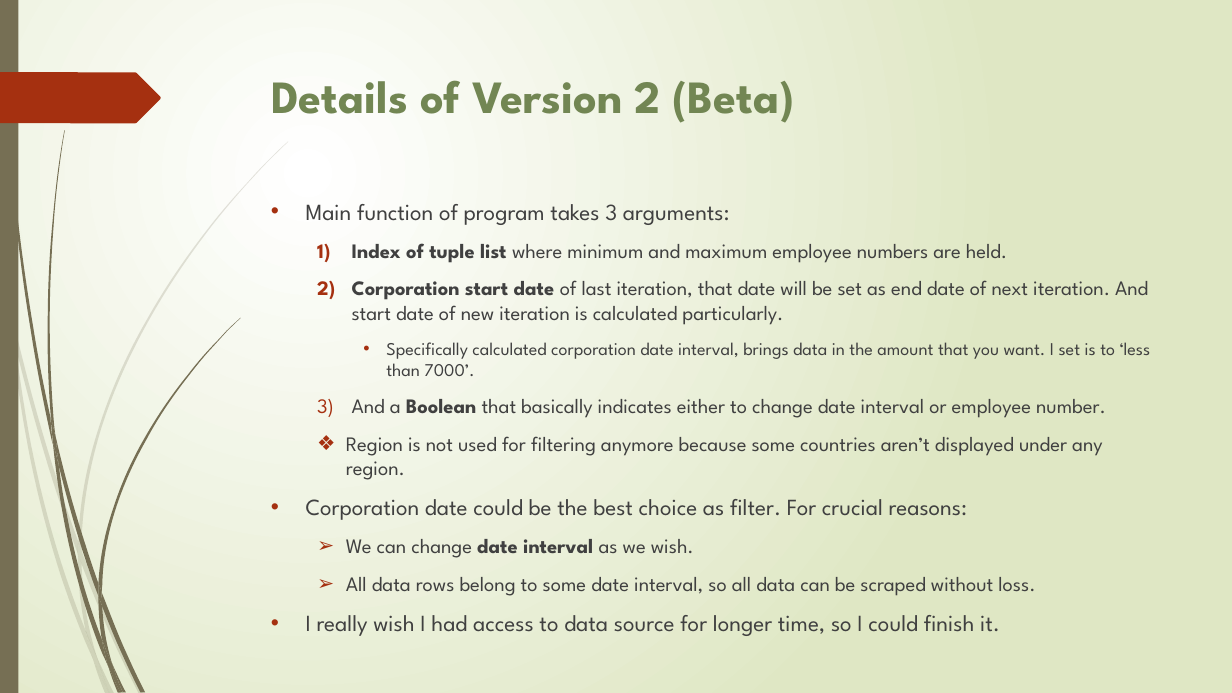
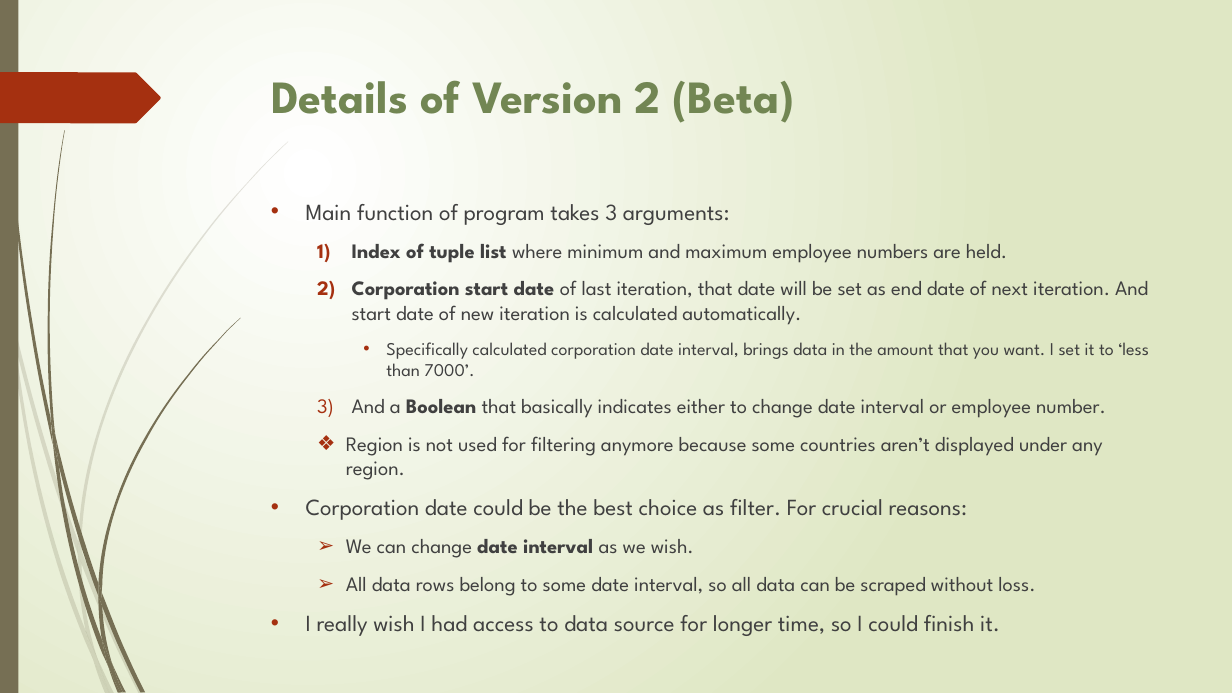
Before and after one commit to storm999/FullyAutomatedDataScrapingToolForInnoscriptaHackathon, a slide deck: slide 9 of data scraping.pptx. Drawn at 1232x693 pixels with LibreOffice and Linux fonts; fonts in the diff are those of the drawing. Boxes give left, top, right and bottom in pixels: in the first picture for what was removed or moved away, otherwise in the second. Text is boxed around its words. In the diff, an @@ line names an element or a change of style, - is before the commit and + after.

Commit message:
slide

```diff
--- a/data scraping.pptx
+++ b/data scraping.pptx
@@ text at (x1=352, y1=280, x2=1149, y2=376): text changed @@
-  2) Corporation start date of last iteration, that date will be set as end date of next iteration. And start date of new iteration is calculated particularly.
-    • Specifically calculated corporation date interval, brings data in the amount that you want. I set is to ‘less than 7000’.
+  2) Corporation start date of last iteration, that date will be set as end date of next iteration. And start date of new iteration is calculated automatically.
+    • Specifically calculated corporation date interval, brings data in the amount that you want. I set it to ‘less than 7000’.
```
Also in this commit, not shown: 1 other slide changed.
